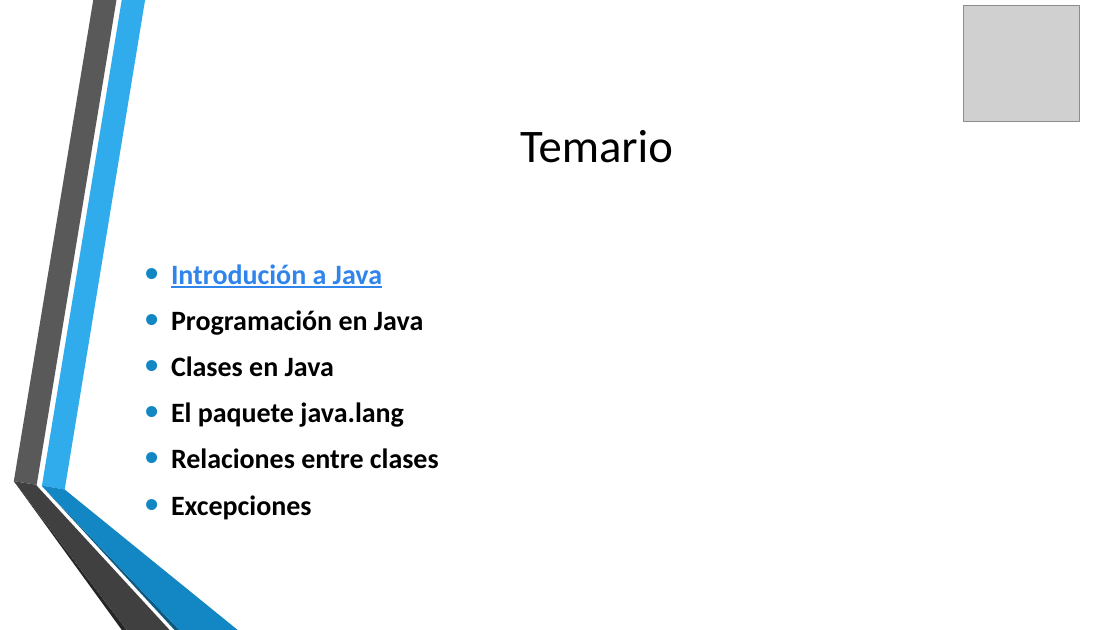
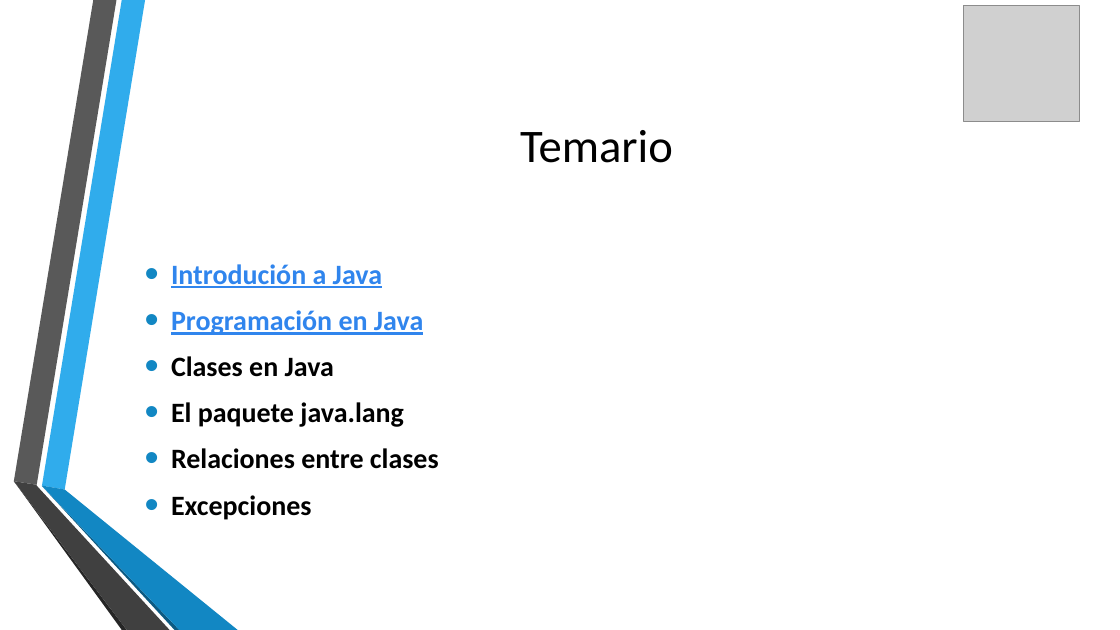
Before and after one commit to udevit/documents, a slide deck: slide 2 of Java_8_desde_cero.pptx. Drawn at 1120x630 pixels with LibreOffice and Linux fonts; fonts in the diff are those of the drawing; grey boxes stand for pictures; background and template pictures are left out. Boxes give left, top, right and bottom in pixels: in the first picture for what was removed or moved away, otherwise in the second. Text is boxed around its words. In the diff, an @@ line names an element or a change of style, - is before the commit and + after.

```diff
--- a/Java_8_desde_cero.pptx
+++ b/Java_8_desde_cero.pptx
@@ text at [171,310,423,335]: text colour #000000 to #3085ED, underline on in "Programación en Java" @@
```
Also in this commit, not shown: 25 slides added.
